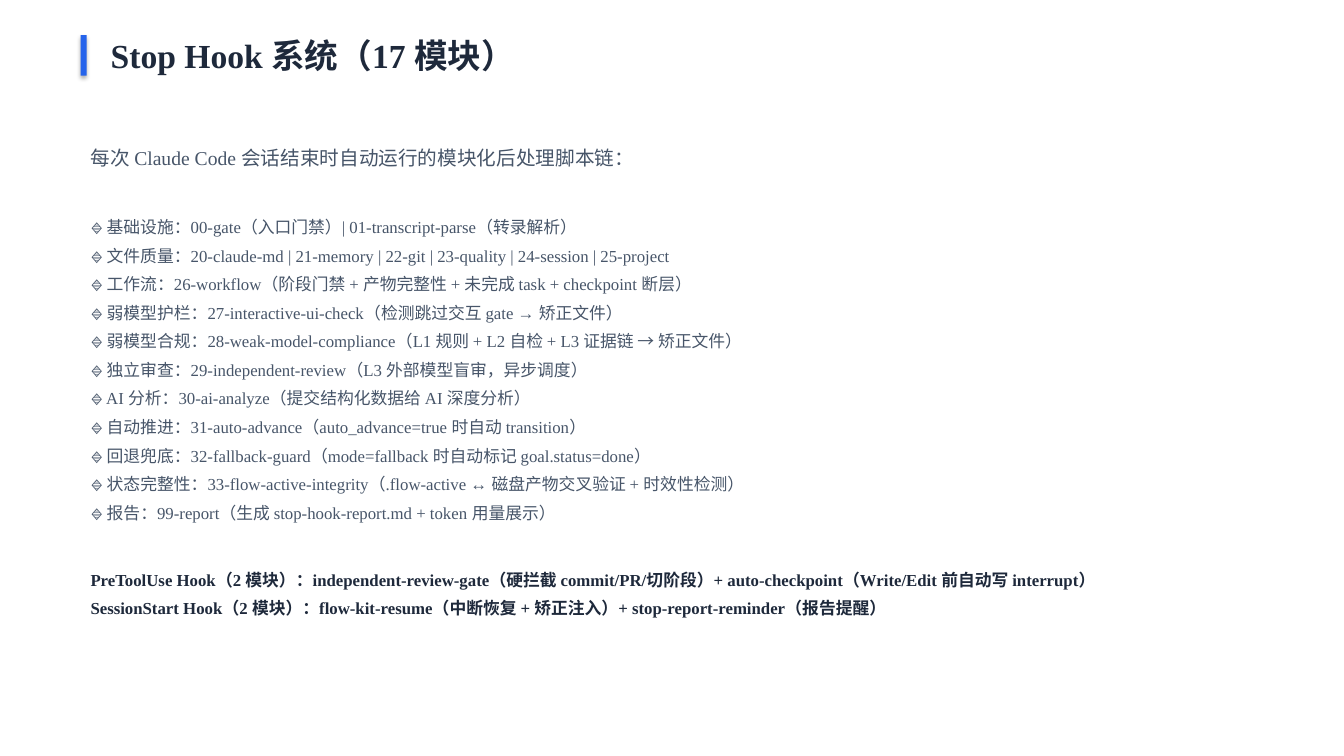
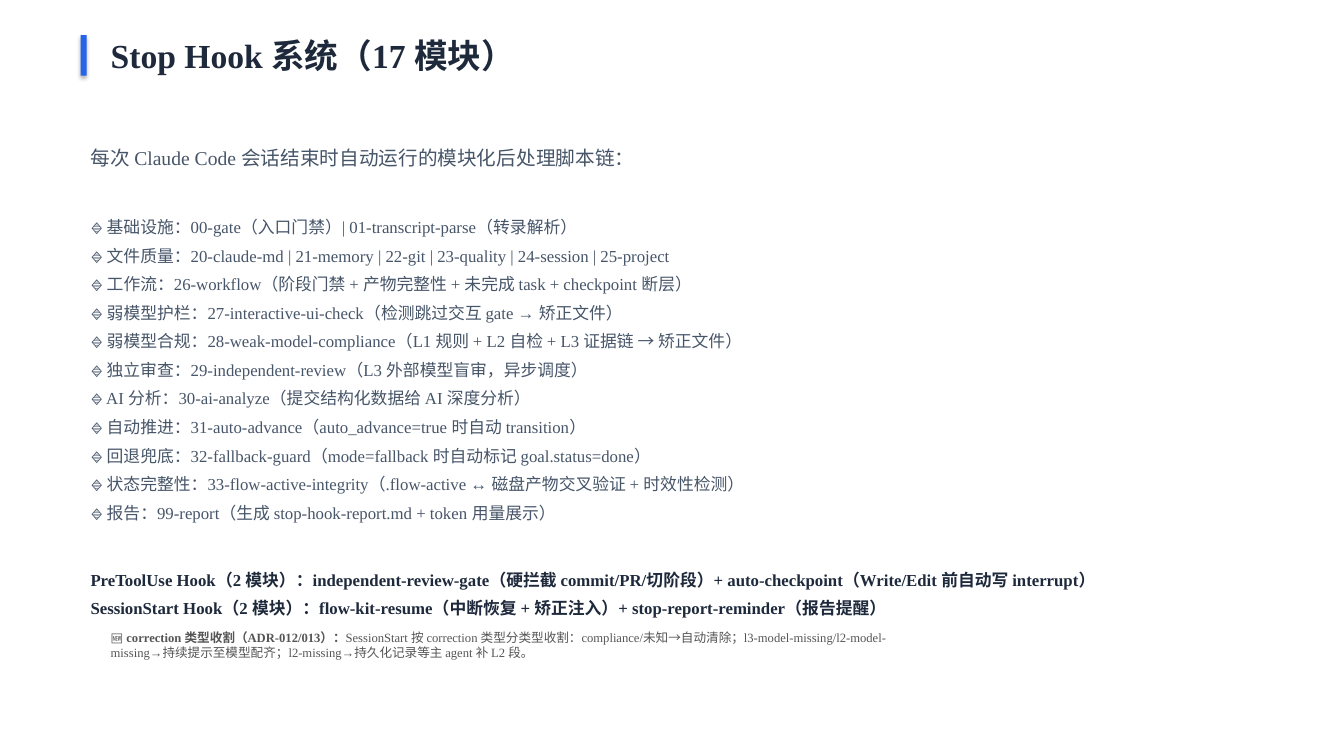
Before and after one commit to Hellrabb/flow-kit, a slide deck: slide 16 of flow-kit-用户指南.pptx (slide 15 before the commit). Drawn at 1344x756 pixels with LibreOffice and Linux fonts; fonts in the diff are those of the drawing. Boxes give left, top, right and bottom in pixels: in the first picture for what was removed or moved away, otherwise in the second. Text is boxed around its words. In the diff, an @@ line names an element or a change of style, - is before the commit and + after.

```diff
--- a/flow-kit-用户指南.pptx
+++ b/flow-kit-用户指南.pptx
@@ text added at <box>111,631,886,660</box>, 9 pt, text #555555 @@
+🆕 correction 类型收割（ADR-012/013）：SessionStart 按 correction 类型分类型收割：compliance/未知→自动清除；l3-model-missing/l2-model-missing→持续提示至模型配齐；l2-missing→持久化记录等主 agent 补 L2 段。
```
Also in this commit, not shown: 2 other slides changed, 1 slide added, 2 other files.
